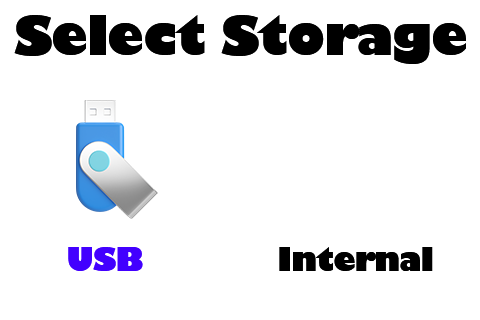
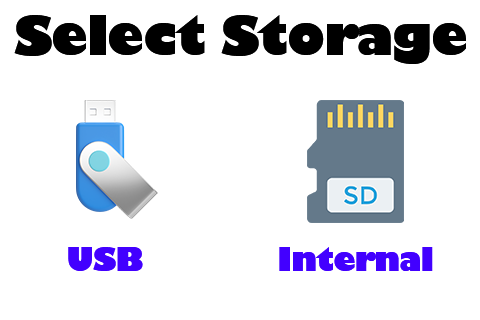
Layer changes from the first 480 × 320 image to the second:
added layer "716420" above "flash-drive-3d-illustration-icon-png" over 307, 100, 404, 223
painted on "Internal" over 279, 247, 433, 271
